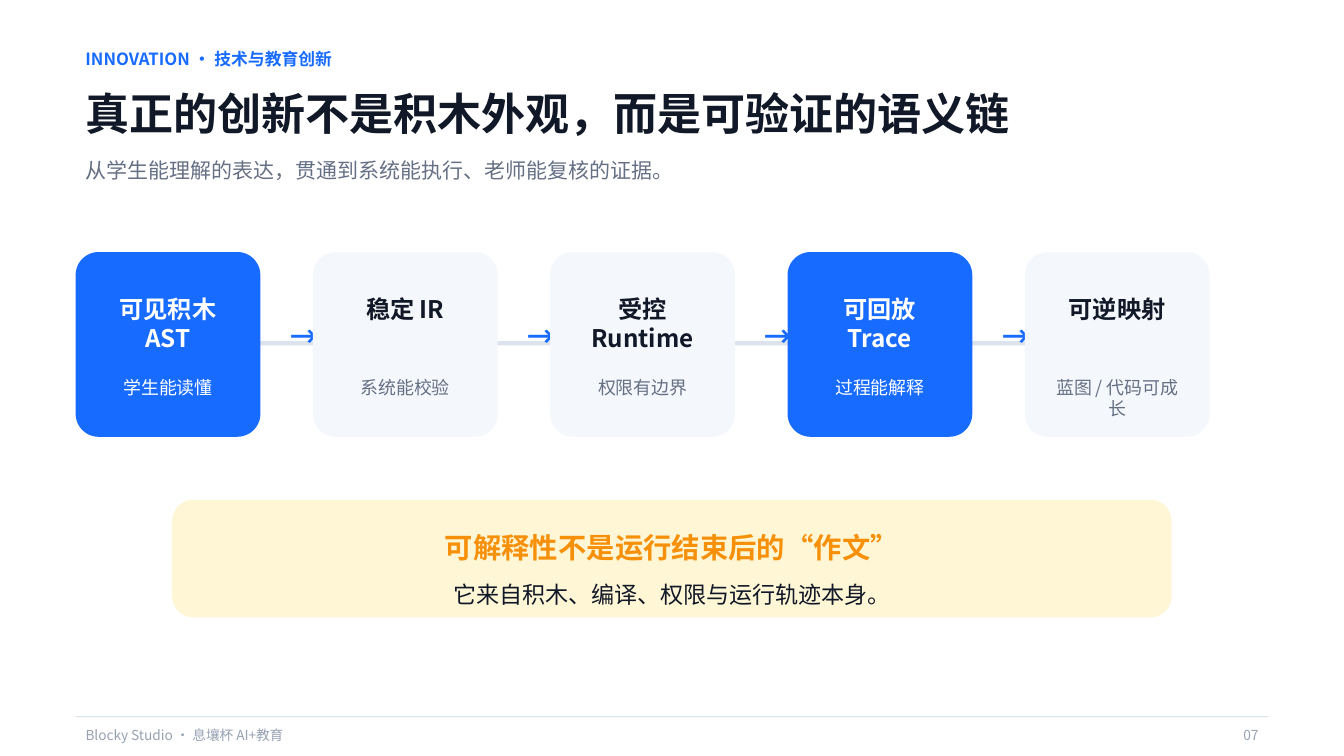
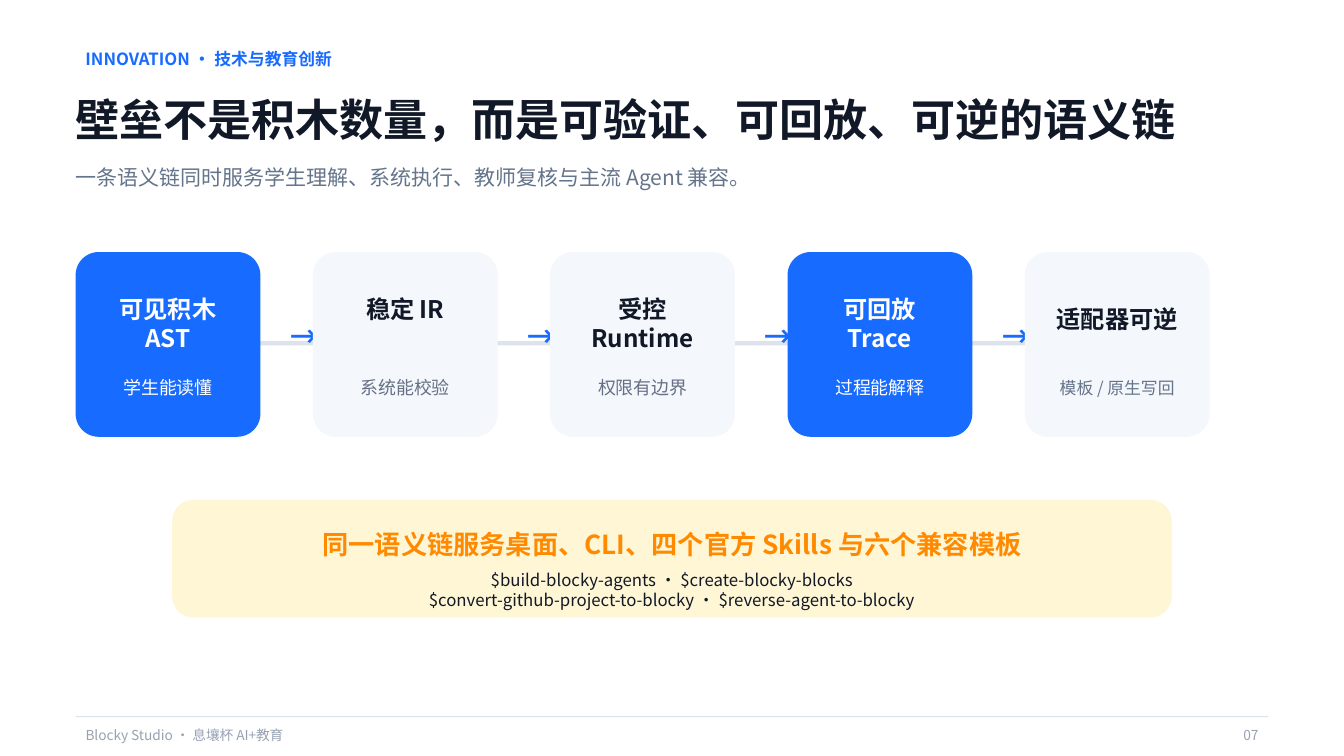
Before and after one commit to q2955161835-debug/Blocky-AI, a slide deck: slide 7 of PPT与商业计划书/Blocky-Studio-息壤杯-AI+教育.pptx. Drawn at 1344x756 pixels with LibreOffice and Linux fonts; fonts in the diff are those of the drawing. Boxes give left, top, right and bottom in pixels: in the first picture for what was removed or moved away, otherwise in the second. Text is boxed around its words. In the diff, an @@ line names an element or a change of style, - is before the commit and + after.

Commit message:
docs: enrich Blocky contest deck with compatibility templates

```diff
--- a/PPT与商业计划书/Blocky-Studio-息壤杯-AI+教育.pptx
+++ b/PPT与商业计划书/Blocky-Studio-息壤杯-AI+教育.pptx
@@ text at (76, 98, 1176, 142): text changed @@
-真正的创新不是积木外观，而是可验证的语义链
+壁垒不是积木数量，而是可验证、可回放、可逆的语义链
@@ text at (76, 167, 751, 190): text changed; text colour #667085 to #64748B @@
-从学生能理解的表达，贯通到系统能执行、老师能复核的证据。
+一条语义链同时服务学生理解、系统执行、教师复核与主流 Agent 兼容。
@@ text at (1057, 307, 1178, 330): text changed @@
-可逆映射
+适配器可逆
@@ text at (1060, 380, 1174, 396): text changed; size 12.8 to 12 pt; text colour #667085 to #64748B @@
-蓝图 / 代码可成长
+模板 / 原生写回
@@ text at (322, 531, 1021, 557): text changed; size 20.2 to 18.8 pt; text colour #F79009 to #FF8A00 @@
-可解释性不是运行结束后的“作文”
+同一语义链服务桌面、CLI、四个官方 Skills 与六个兼容模板
@@ vertical alignment top to middle in 6 elements at (76, 98, 1176, 142), (76, 167, 751, 190), (1057, 307, 1178, 330), (1060, 380, 1174, 396), (322, 531, 1021, 557), (429, 572, 915, 611) @@
@@ text at (429, 572, 915, 611): text changed; size 16.5 to 12 pt @@
-它来自积木、编译、权限与运行轨迹本身。
+$build-blocky-agents · $create-blocky-blocks
+$convert-github-project-to-blocky · $reverse-agent-to-blocky
```
Also in this commit, not shown: 4 other slides changed, 1 slide added, 1 slide removed, 1 other file.
